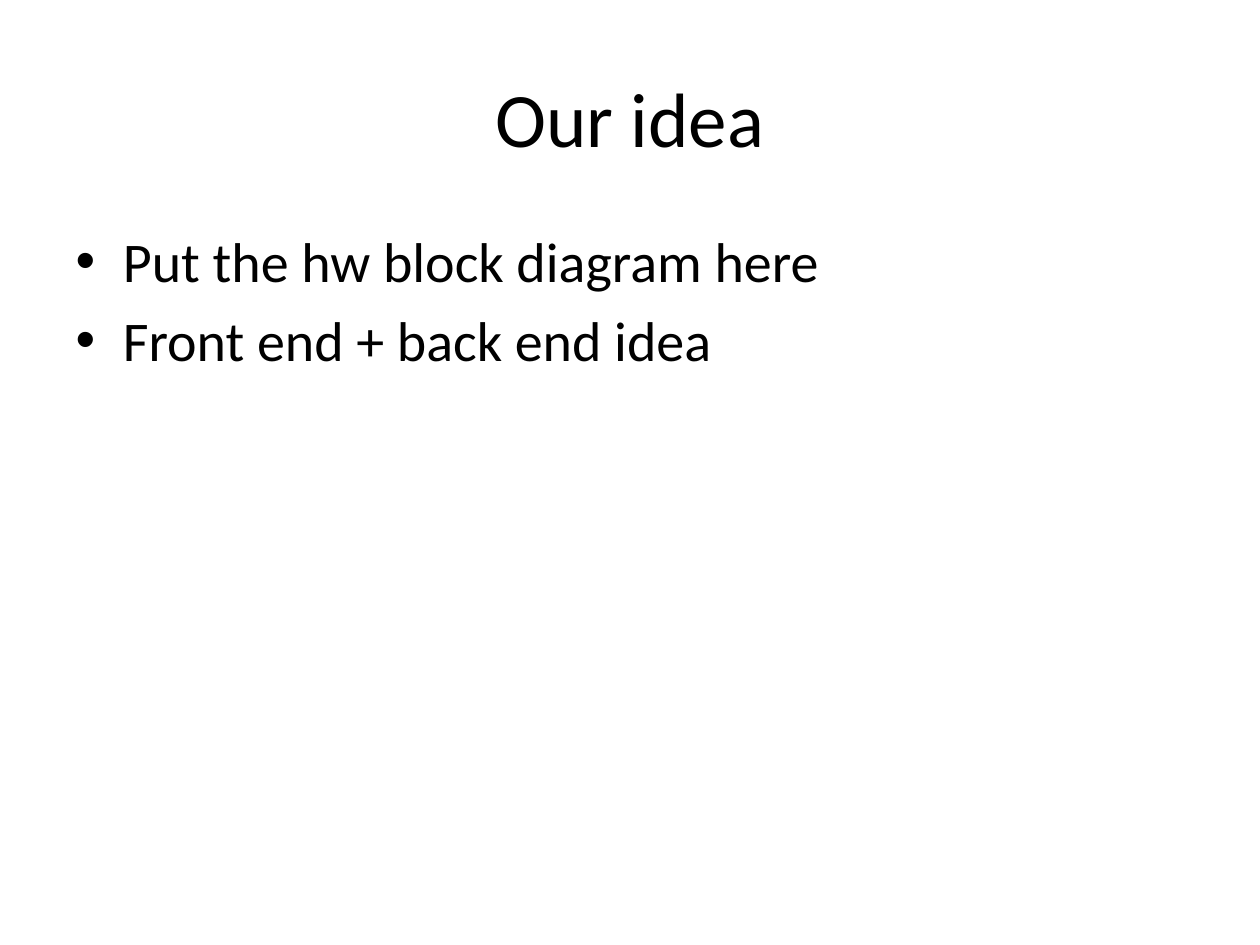
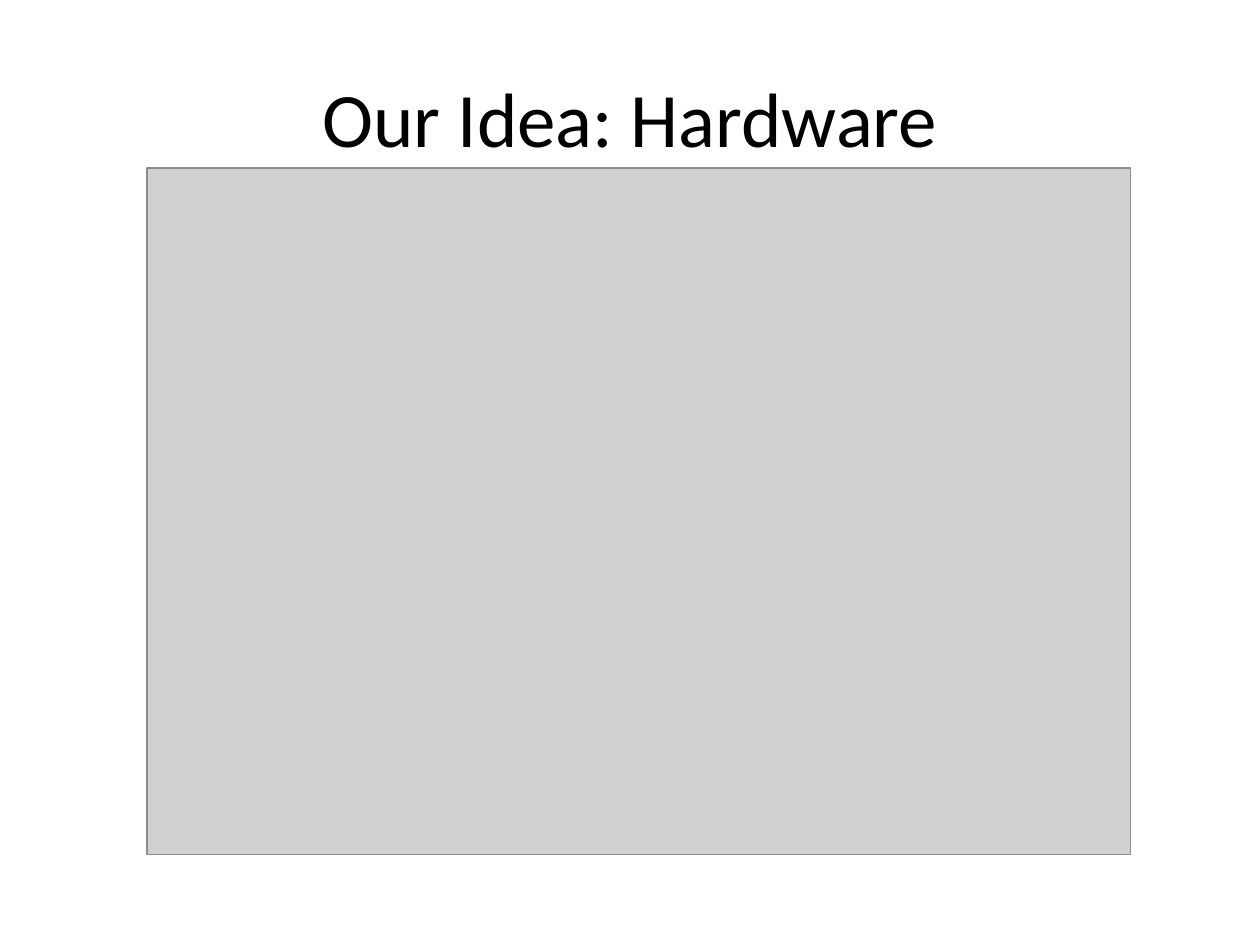
Before and after one commit to horsetailfiddlehead/ee478, a slide deck: slide 7 of Final Project/Documentation/Kaiba_Corp_Presentation.pptx. Drawn at 1260x945 pixels with LibreOffice and Linux fonts; fonts in the diff are those of the drawing; grey boxes stand for pictures. Boxes give left, top, right and bottom in pixels: in the first picture for what was removed or moved away, otherwise in the second. Text is boxed around its words. In the diff, an @@ line names an element or a change of style, - is before the commit and + after.

Commit message:
update presentation

```diff
--- a/Final Project/Documentation/Kaiba_Corp_Presentation.pptx
+++ b/Final Project/Documentation/Kaiba_Corp_Presentation.pptx
@@ title at [322, 93, 937, 148]: text changed @@
-Our idea
+Our Idea: Hardware
@@ picture added at [147, 168, 1130, 854] @@
@@ text removed at [123, 243, 819, 362] @@
-• Put the hw block diagram here
-• Front end + back end idea
```
Also in this commit, not shown: 5 other slides changed.
